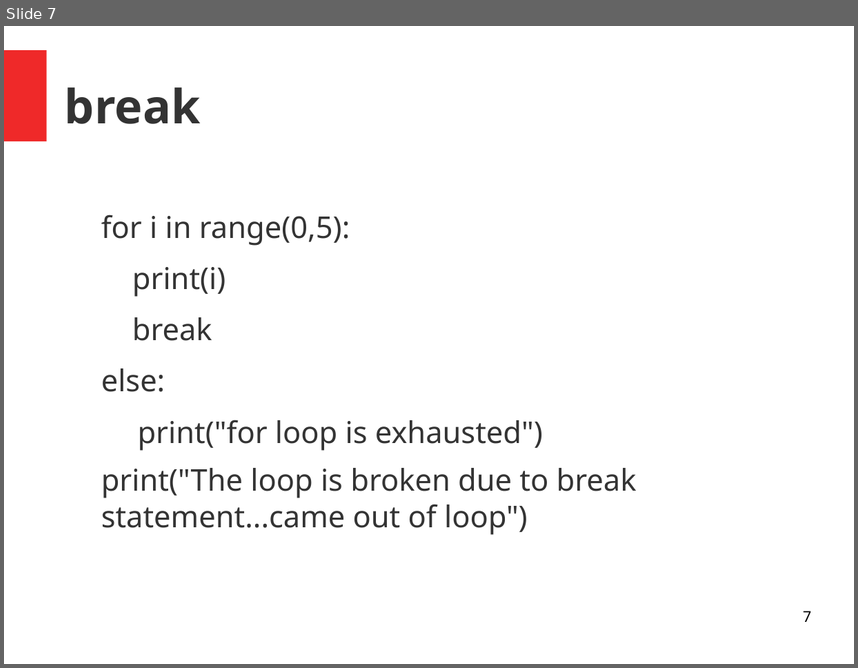
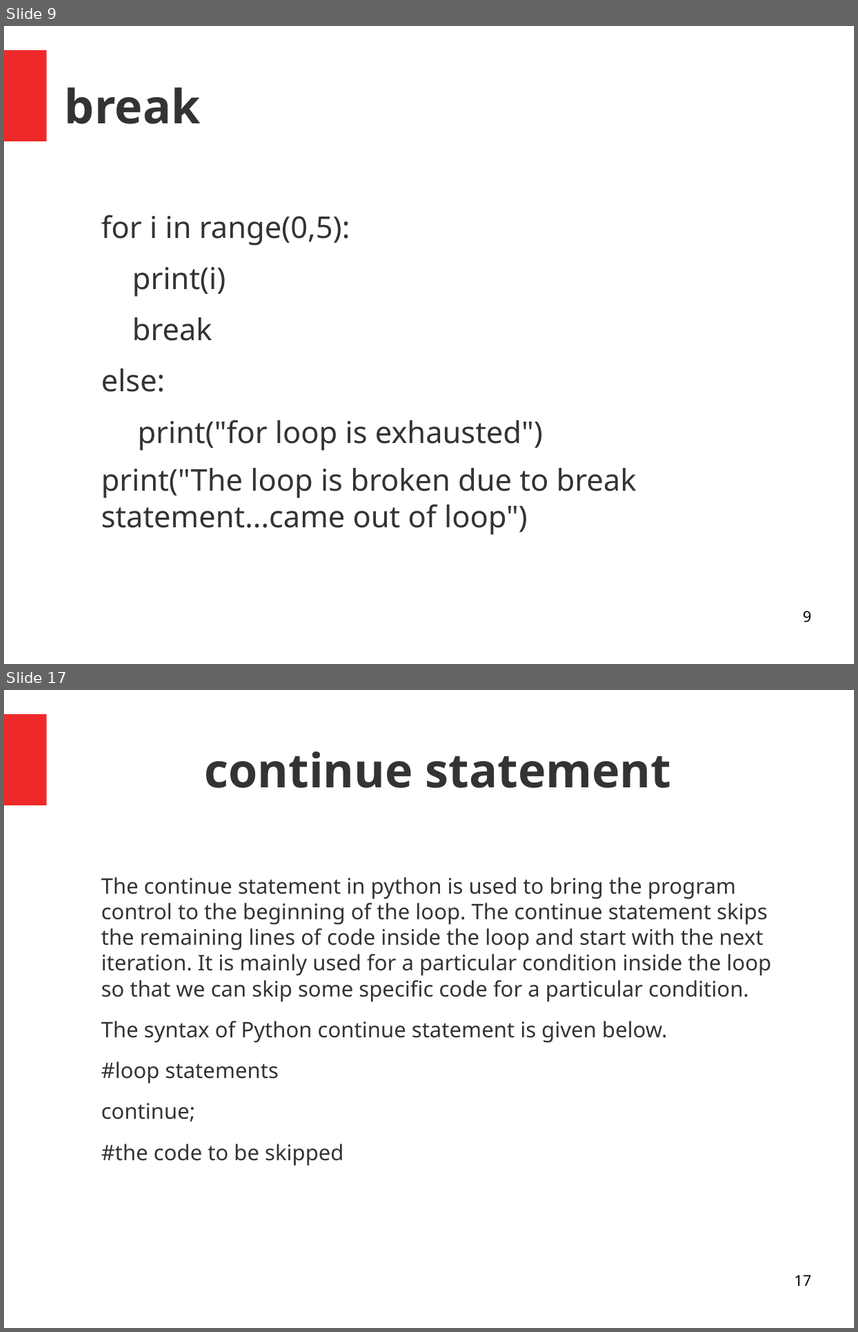
Before and after one commit to ApoorvaJu08/Python-khatmandu, a slide deck: Teaching/loops.odp. Shown one above the other, each under a label of ours: slide 7 before the commit, slides 9 and 17 after it; the slides between them are not shown. The pictures are 858x668 and 858x1332 pixels, drawn with LibreOffice and Linux fonts; fonts in the diff are those of the drawing. Boxes give left, top, right and bottom in pixels: in the first picture for what was removed or moved away, otherwise in the second. Text is boxed around its words. In the diff, an @@ line names an element or a change of style, - is before the commit and + after.

```diff
--- a/Teaching/loops.odp
+++ b/Teaching/loops.odp
@@ slide 17 added at <box>4,690,854,1328</box>, background #FFFFFF; not listed: 1 template element that a slide beside it also shows @@
@@ title added at <box>204,751,672,788</box>, 44 pt, text #333333, bold @@
+continue statement
@@ text added at <box>101,877,771,1165</box>, 20 pt, text #333333 @@
+The continue statement in python is used to bring the program control to the beginning of the loop. The continue statement skips the remaining lines of code inside the loop and start with the next iteration. It is mainly used for a particular condition inside the loop so that we can skip some specific code for a particular condition.
+The syntax of Python continue statement is given below.
+#loop statements
+continue;
+#the code to be skipped
@@ page number added at <box>794,1274,811,1285</box>, 14 pt, text #000000 @@
+17
@@ what was slide 7 is now slide 9 @@
@@ page number at <box>803,610,811,622</box>: text changed @@
-7
+9
```
Also in this commit, not shown: 11 other slides added.
